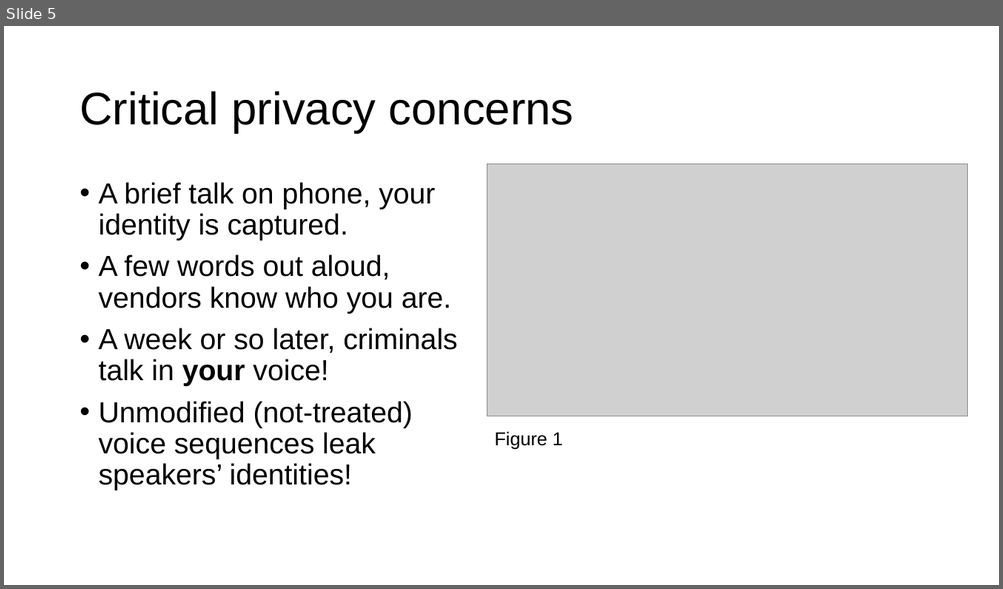
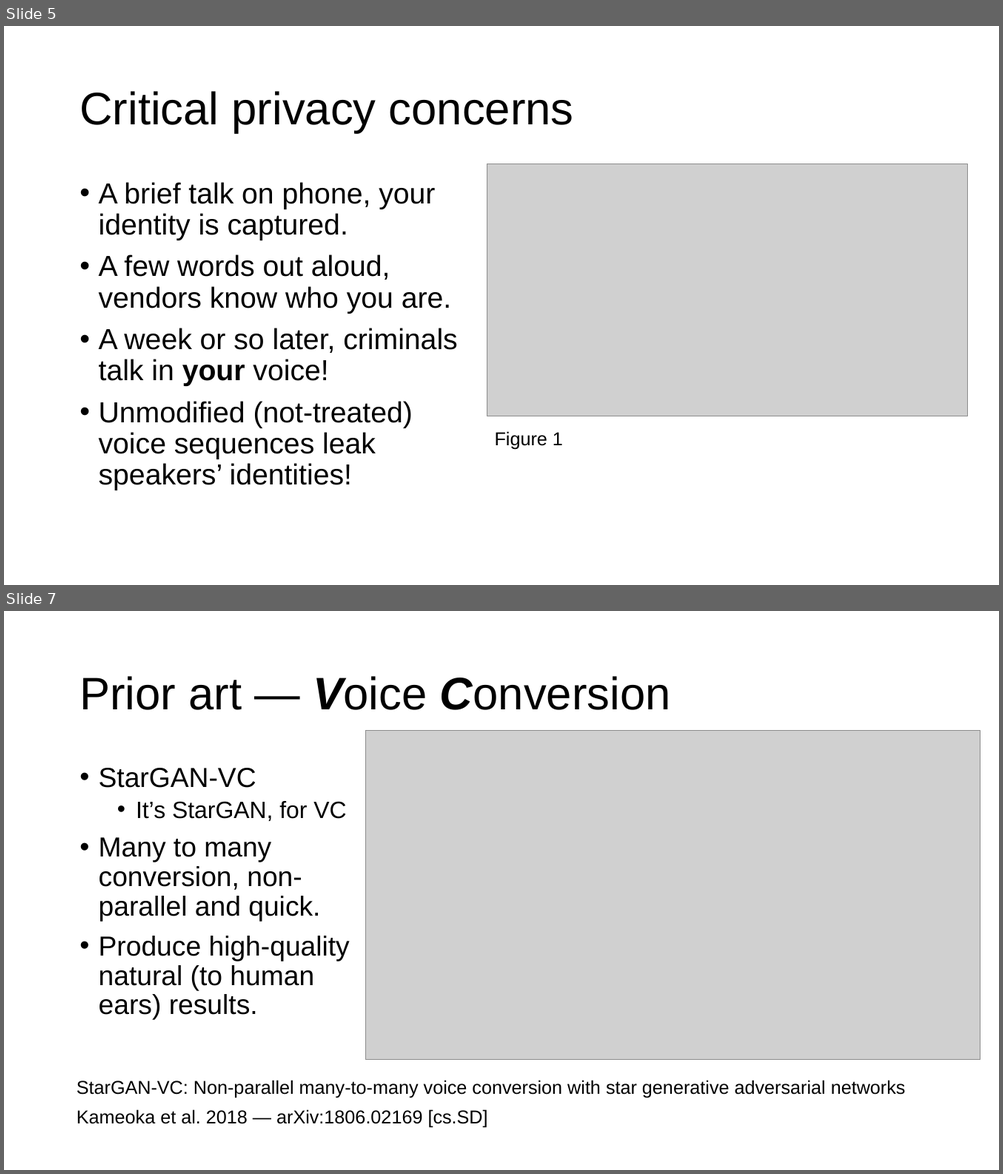
Before and after one commit to aurantiaco-sucus/sgvc_adv_conf, a slide deck: pres.pptx. Shown one above the other, each under a label of ours: slide 5 before the commit, slides 5 and 7 after it; the slides between them are not shown. The pictures are 1003x589 and 1003x1174 pixels, drawn with LibreOffice and Linux fonts; fonts in the diff are those of the drawing; grey boxes stand for pictures. Boxes give left, top, right and bottom in pixels: in the first picture for what was removed or moved away, otherwise in the second. Text is boxed around its words. In the diff, an @@ line names an element or a change of style, - is before the commit and + after.

```diff
--- a/pres.pptx
+++ b/pres.pptx
@@ slide 7 added at [4, 611, 999, 1170], background #FFFFFF @@
@@ title added at [79, 676, 671, 710], 44 pt, text #000000 @@
+Prior art — Voice Conversion
@@ picture added at [365, 731, 980, 1060] @@
@@ text added at [99, 768, 350, 1020], 26.6 pt, text #000000 @@
+• StarGAN-VC
+  • It’s StarGAN, for VC
+• Many to many conversion, non-parallel and quick.
+• Produce high-quality natural (to human ears) results.
@@ text added at [77, 1080, 905, 1098], 18 pt, text #000000 @@
+StarGAN-VC: Non-parallel many-to-many voice conversion with star generative adversarial networks
@@ text added at [77, 1110, 488, 1128], 18 pt, text #000000 @@
+Kameoka et al. 2018 — arXiv:1806.02169 [cs.SD]
```
Also in this commit, not shown: 4 slides changed, 14 other slides added.
